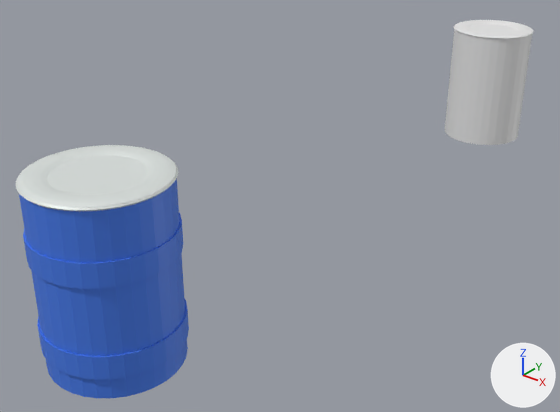
What one commit did to the Blender file untitled.blend.
Both versions are drawn from a 50 mm camera at (8.41, -6.35, 7.64) aimed at (-0.81, 5.17, 0.49). Lighting does not change. The marker at lower right points along +X, +Y and +Z. The older version comes first.

The scene before the commit, as lines of its bpy script (objects in view):
```python
mat_material_002 = principled_material('Material.002')
mat_material_002.base_color = (0.755, 0.8, 0.78)  # white #e1e7e5
mat_material_002.metallic = 0.165
me_cylinder_001 = bpy.data.meshes.new('Cylinder.001')
me_cylinder_001.from_pydata(...)  # 640 vertices, 610 faces; spans x -1.03..1.03, y -1.02..1.02, z -3.04..4.78
me_cylinder_002 = bpy.data.meshes.new('Cylinder.002')
me_cylinder_002.from_pydata(...)  # 482 vertices, 451 faces; spans x -1.03..1.03, y -1.03..1.03, z -1.0..1.0
me_cylinder_002.materials.append(mat_material_001)  # blue #457ae7
me_cylinder_003 = bpy.data.meshes.new('Cylinder.003')
me_cylinder_003.from_pydata(...)  # 640 vertices, 610 faces; spans x -1.02..1.02, y -1.02..1.02, z -4.11..3.03
me_cylinder_003.materials.append(mat_material_002)  # white #e1e7e5
ob_barrel_1_lid = bpy.data.objects.new('Barrel 1 Lid', me_cylinder_001)
ob_barrel_1_lid.location = (0.0, 13.17, 2.9)
ob_barrel_1_lid.scale = (1.0, 1.0, 0.0109)
ob_barrel_2 = bpy.data.objects.new('Barrel 2', me_cylinder_002)
ob_barrel_2.location = (0.0, 0.0, 1.61)
ob_barrel_2.scale = (1.11, 1.11, 1.54)
ob_barrel_2_lid = bpy.data.objects.new('Barrel 2 Lid', me_cylinder_003)
ob_barrel_2_lid.location = (0.0, 0.0, 3.19)
ob_barrel_2_lid.scale = (1.12, 1.11, 0.018)
# also in view: 'Barrel 1' at (0.0, 13.17, 1.46)
```
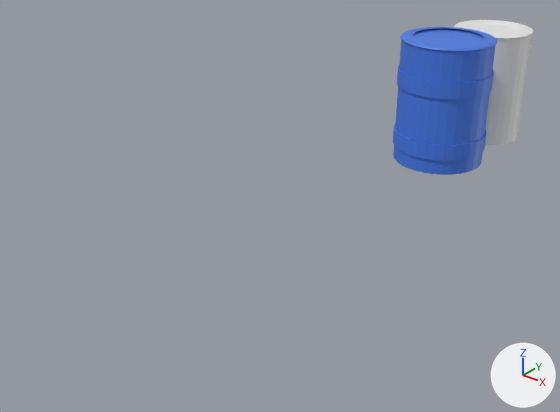
Location of each change, (x1, y1, x2, y2) in pixels of the pictures (560 x 412 px):
'Barrel 2', moved
    before: (19, 178, 189, 398)
    after: (393, 40, 496, 175)
'Barrel 2 Lid', recoloured, reshaped, moved (40% narrower, 61% shorter)
    before: (16, 145, 178, 211)
    after: (400, 27, 497, 52)
part 1 of me_cylinder_003, rebuilt (40% narrower, 61% shorter)
    before: (16, 145, 178, 211)
    after: (400, 27, 497, 52)
part 2 of me_cylinder_003, added (blue)
    after: (414, 29, 484, 45)
part 3 of me_cylinder_003, deleted
    before: (18, 155, 177, 208)

The change, as a diff of the scene's bpy script:
```diff
--- a/untitled.blend.py
+++ b/untitled.blend.py
@@ mat_material_002 @@
 mat_material_002 = principled_material('Material.002')
-mat_material_002.base_color = (0.755, 0.8, 0.78)  # white #e1e7e5
+mat_material_002.base_color = (0.0668, 0.194, 0.761)  # blue #497ae2
 mat_material_002.metallic = 0.165
@@ me_cylinder_003 @@
 # used by ob_barrel_2_lid; location = (0.0, 0.0, 3.19); scale = (1.12, 1.11, 0.018)
-me_cylinder_003.from_pydata(...)  # 640 vertices, 610 faces; spans x -1.02..1.02, y -1.02..1.02, z -4.11..3.03
+me_cylinder_003.from_pydata(...)  # 960 vertices, 882 faces; spans x -1.02..1.02, y -1.02..1.02, z -7.03..0.11
+# me_cylinder_003 part 1: the loose piece of 576 vertices spanning x -1.02..1.02, y -1.02..1.02, z -4.11..3.03 is rebuilt with 864 vertices and now spans x -1.02..1.02, y -1.02..1.02, z -7.03..0.11
+# me_cylinder_003 part 2: a new loose piece of 96 vertices spanning x -1.0..1.0, y -1.0..1.0, z -3.93..-2.93, in mat_material_002 (blue #497ae2)
+# me_cylinder_003 part 3: the loose piece of 64 vertices spanning x -1.0..1.0, y -1.0..1.0, z -1.0..1.0 is deleted
 me_cylinder_003.materials.append(mat_material_002)
@@ ob_barrel_2 @@
 ob_barrel_2 = bpy.data.objects.new('Barrel 2', me_cylinder_002)
-ob_barrel_2.location = (0.0, 0.0, 1.61)
+ob_barrel_2.location = (0.0, 10.61, 1.61)
 ob_barrel_2.scale = (1.11, 1.11, 1.54)
@@ ob_barrel_2_lid @@
 ob_barrel_2_lid = bpy.data.objects.new('Barrel 2 Lid', me_cylinder_003)
-ob_barrel_2_lid.location = (0.0, 0.0, 3.19)
+ob_barrel_2_lid.location = (0.0, 10.61, 3.19)
 ob_barrel_2_lid.scale = (1.12, 1.11, 0.018)
```
